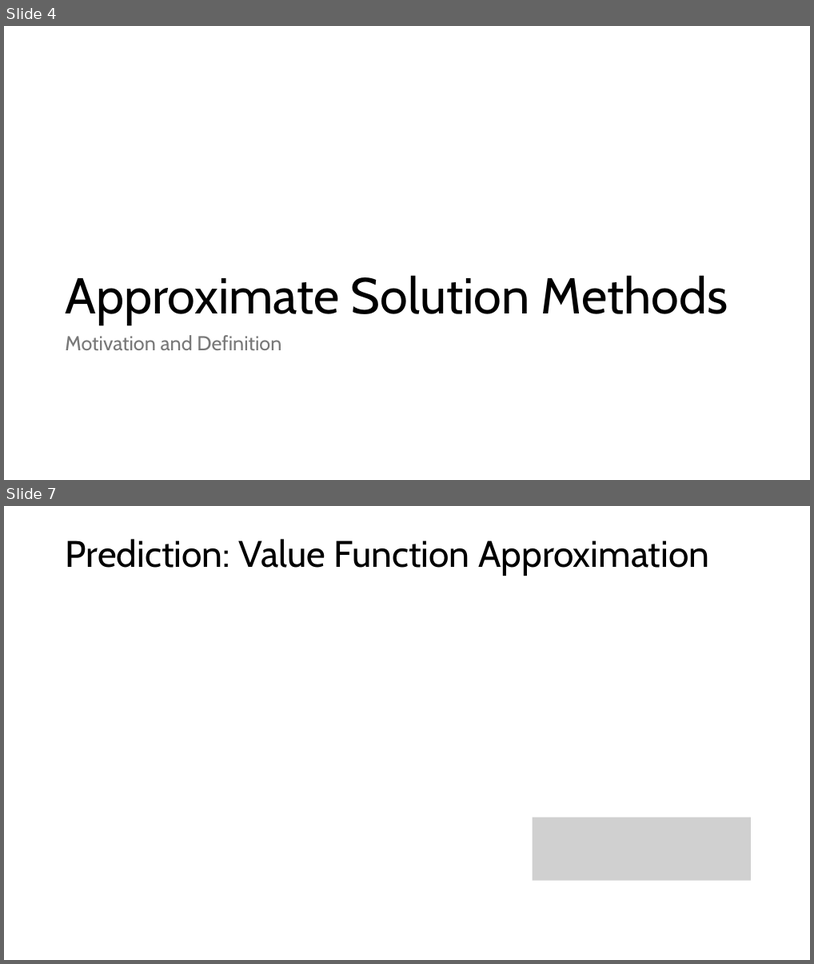
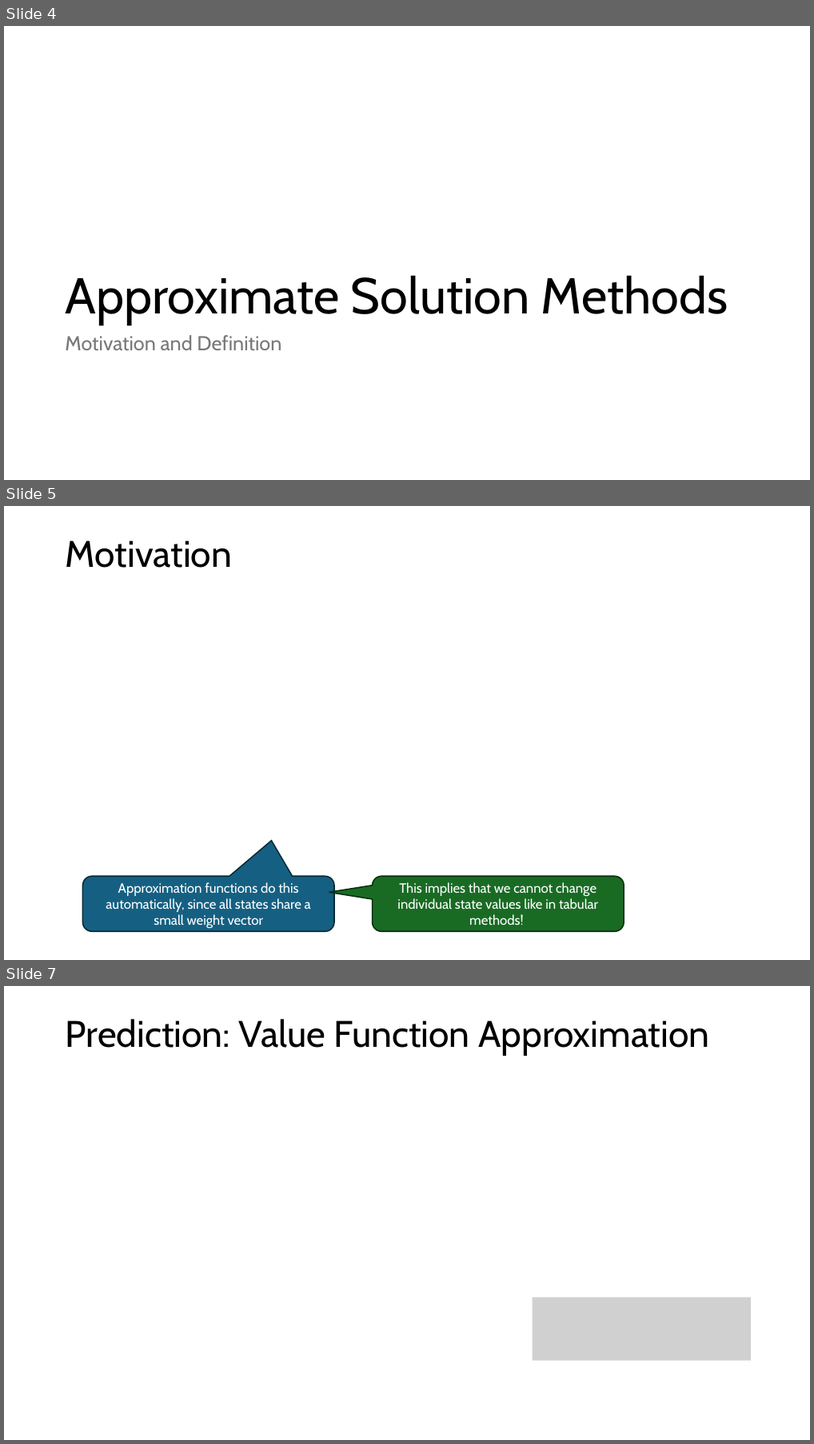
Before and after one commit to mhahsler/Introduction_to_Reinforcement_Learning, a slide deck: slides/Lecture_Chapter09.pptx. Shown one above the other, each under a label of ours: slides 4 and 7 before the commit, slides 4, 5 and 7 after it; the slides between them are not shown. The pictures are 814x964 and 814x1444 pixels, drawn with LibreOffice and Linux fonts; fonts in the diff are those of the drawing; grey boxes stand for pictures. Boxes give left, top, right and bottom in pixels: in the first picture for what was removed or moved away, otherwise in the second. Text is boxed around its words. In the diff, an @@ line names an element or a change of style, - is before the commit and + after.

```diff
--- a/slides/Lecture_Chapter09.pptx
+++ b/slides/Lecture_Chapter09.pptx
@@ slide 5 added at [4,506,810,960], background #FFFFFF @@
@@ title added at [66,540,232,568], 44 pt, text #000000 @@
+Motivation
@@ rounded speech box added at [82,876,334,931], fill #156082, outline #092A39 1.5 pt, 16 pt, text #FFFFFF @@
+Approximation functions do this automatically, since all states share a small weight vector
@@ rounded speech box added at [373,876,624,931], fill #196B24, outline #0B2F10 1.5 pt, 16 pt, text #FFFFFF @@
+This implies that we cannot change individual state values like in tabular methods!
```
Also in this commit, not shown: 1 slide changed, 1 slide removed, 4 other files.
